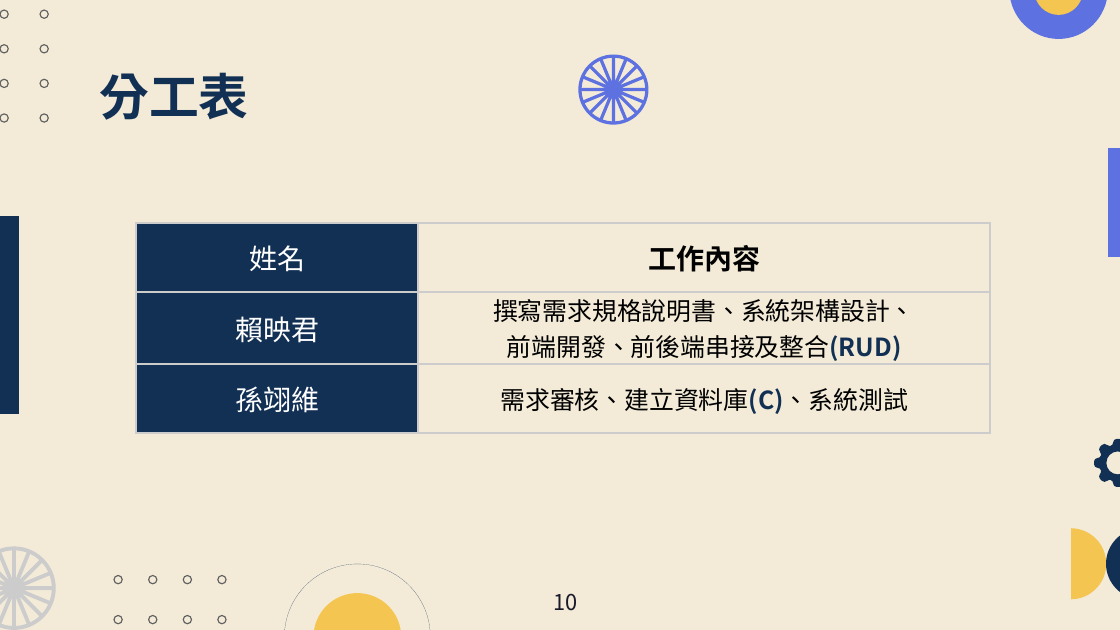
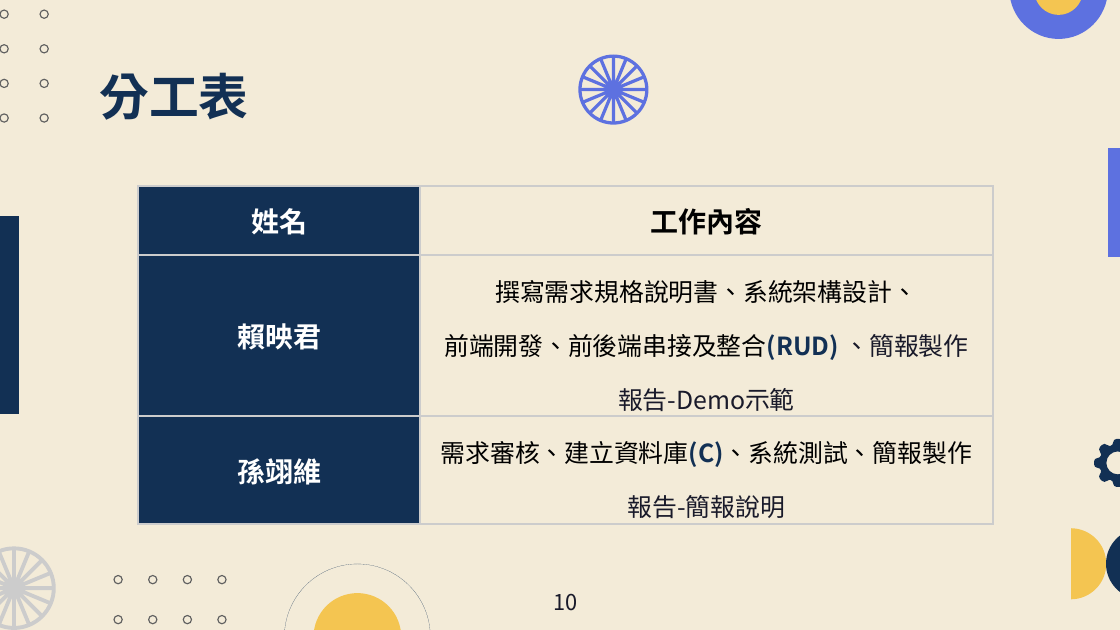
Before and after one commit to 2111518/Dormitory-repair-management-system, a slide deck: slide 11 of 期末報告.pptx. Drawn at 1120x630 pixels with LibreOffice and Linux fonts; fonts in the diff are those of the drawing. Boxes give left, top, right and bottom in pixels: in the first picture for what was removed or moved away, otherwise in the second. Text is boxed around its words. In the diff, an @@ line names an element or a change of style, - is before the commit and + after.

Commit message:
WORK UPDATE

```diff
--- a/期末報告.pptx
+++ b/期末報告.pptx
@@ table at (138, 186, 992, 523) @@
-row 2, column 2: 撰寫需求規格說明書、系統架構設計、 / 前端開發、前後端串接及整合(RUD)
+row 2, column 2: 撰寫需求規格說明書、系統架構設計、 / 前端開發、前後端串接及整合(RUD) 、簡報製作 / 報告-Demo示範
-row 3, column 2: 需求審核、建立資料庫(C)、系統測試
+row 3, column 2: 需求審核、建立資料庫(C)、系統測試、簡報製作 / 報告-簡報說明
@@ bold on in "姓名", "賴映君", "孫翊維" @@
@@ table: place and size @@
-table at (136, 223, 990, 430)
+table at (138, 186, 992, 523)
```
